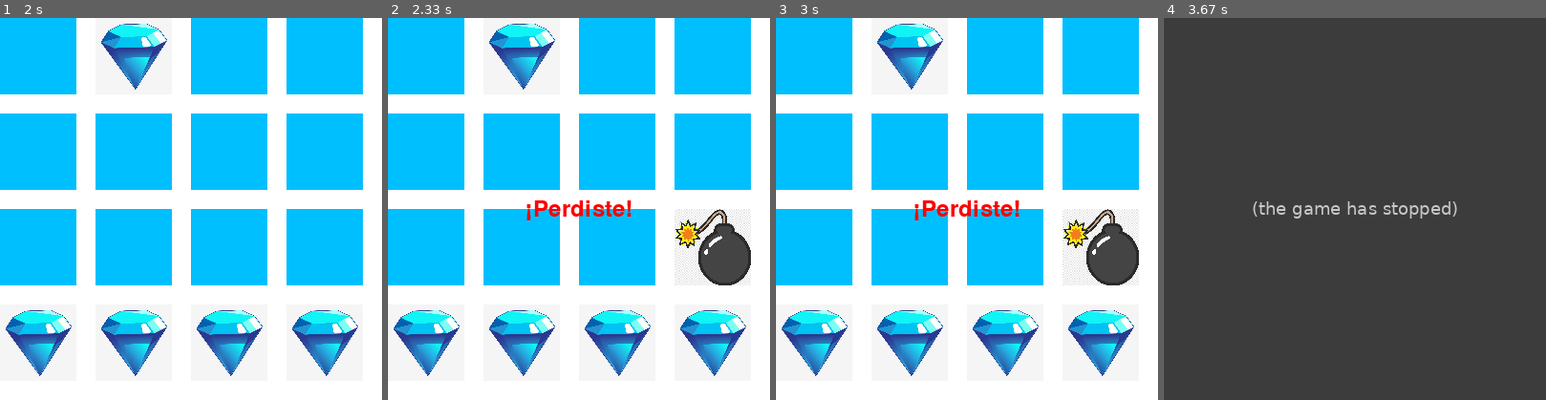
Above: before the commit, frames 1-4 (left to right).
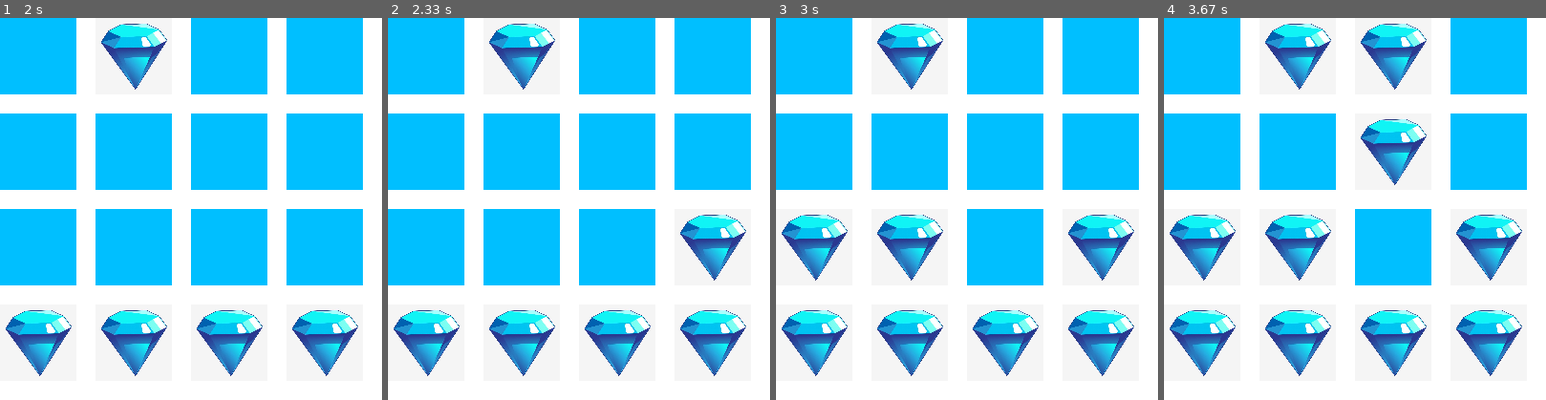
Above: after the commit, the same moments.

Repository: Marianoavc/GetTheDimond
Game: pygame game, started from GetTheDimond.py
Two runs of this game, one before a commit and one after it. Both use one fixed random seed, a clock stepped at 60 frames per second and the inputs below.
Inputs (mouse positions are in pixels of both pictures, inside the frame that each line leads up to):
- Up to frame 1 (2 s): press the mouse at (133, 56) at 0.37 s; move the mouse to (168, 189) at 0.47 s; release the mouse at (202, 323) at 0.6 s; press the mouse at (229, 56) at 0.7 s; move the mouse to (141, 186) at 0.8 s; release the mouse at (53, 319) at 0.93 s; press the mouse at (133, 342) at 1.03 s; move the mouse to (233, 323) at 1.13 s; release the mouse at (336, 308) at 1.27 s; press the mouse at (38, 56) at 1.37 s; move the mouse to (72, 193) at 1.47 s; release the mouse at (106, 327) at 1.6 s; press the mouse at (324, 56) at 1.7 s; move the mouse to (221, 75) at 1.8 s; release the mouse at (114, 94) at 1.93 s
- Up to frame 2 (2.33 s): press the mouse at (712, 56) at 2.03 s; move the mouse to (716, 147) at 2.13 s; release the mouse at (716, 235) at 2.27 s
- Up to frame 3 (3 s): press the mouse at (1005, 342) at 2.37 s; move the mouse to (913, 293) at 2.47 s; release the mouse at (821, 239) at 2.6 s; press the mouse at (814, 151) at 2.7 s; move the mouse to (875, 197) at 2.8 s; release the mouse at (932, 247) at 2.93 s
- Up to frame 4 (3.67 s): press the mouse at (1393, 151) at 3.03 s; move the mouse to (1374, 144) at 3.13 s; release the mouse at (1358, 136) at 3.27 s; press the mouse at (1488, 56) at 3.37 s; move the mouse to (1439, 71) at 3.47 s; release the mouse at (1389, 86) at 3.6 s

Frame 1 is identical in both runs. In frame 2, 3.2% of the frame differs, in the area x 36-95%, y 47-70%; in frame 3, 11%; in frame 4, 100%, in the area x 0-100%, y 0-100%.
Before the commit the program exited at 3.3 s; later frames show no game.

Commit message:
Actualización

Diff:
--- a/GetTheDimond/GetTheDimond.py
+++ b/GetTheDimond.py
@@ -36,11 +36,11 @@
     cuadrados = crear_cuadrados()
 
     # Colocar bombas en cuadrados aleatorios
-    bombas = random.sample(cuadrados, 3)
+    bombas = random.sample(cuadrados, 1)
 
     # Cargar imágenes
-    imagen_bomba = pygame.image.load("GetTheDimond/images/bomba.png")  # Ruta de la imagen de la bomba
-    imagen_diamante = pygame.image.load("GetTheDimond/images/diamante.png")  # Ruta de la imagen del diamante
+    imagen_bomba = pygame.image.load("imagesGTD/bomba.png")  # Ruta de la imagen de la bomba
+    imagen_diamante = pygame.image.load("imagesGTD/diamante.png")  # Ruta de la imagen del diamante
 
     # Redimensionar imágenes para que se ajusten al tamaño de los cuadrados
     imagen_bomba = pygame.transform.scale(imagen_bomba, (TAMANO_CUADRADO, TAMANO_CUADRADO))
Renamed: GetTheDimond/images/bomba.png -> imagesGTD/bomba.png
Renamed: GetTheDimond/images/diamante.png -> imagesGTD/diamante.png
